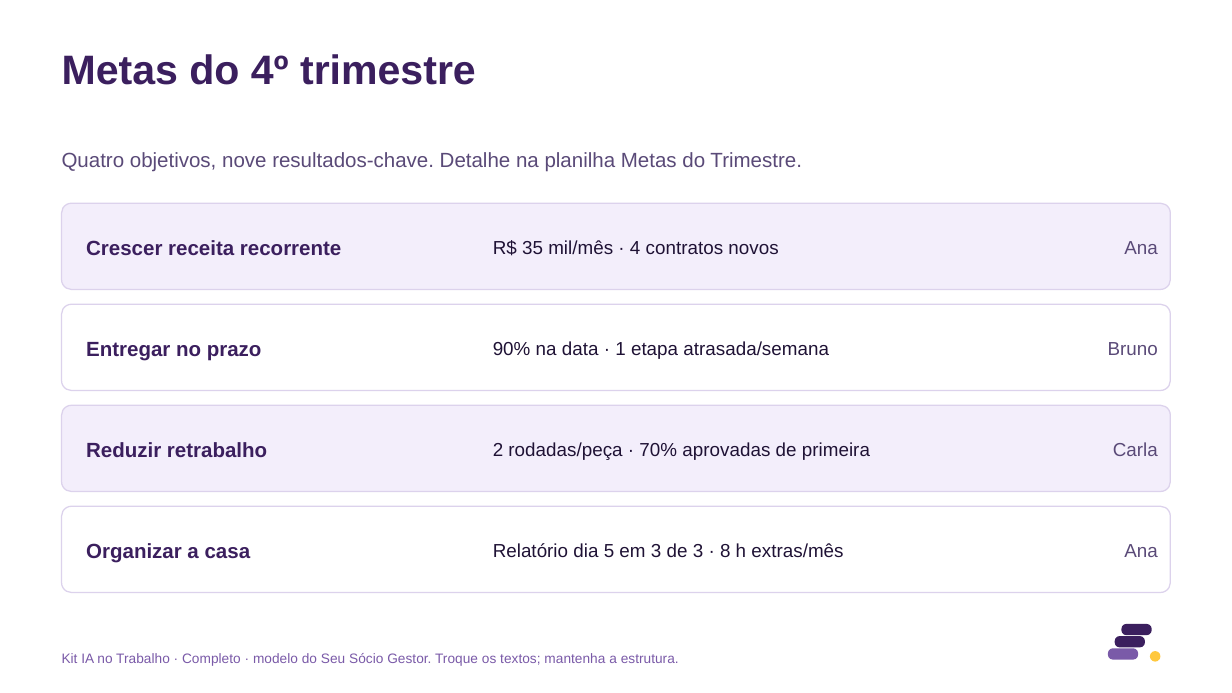
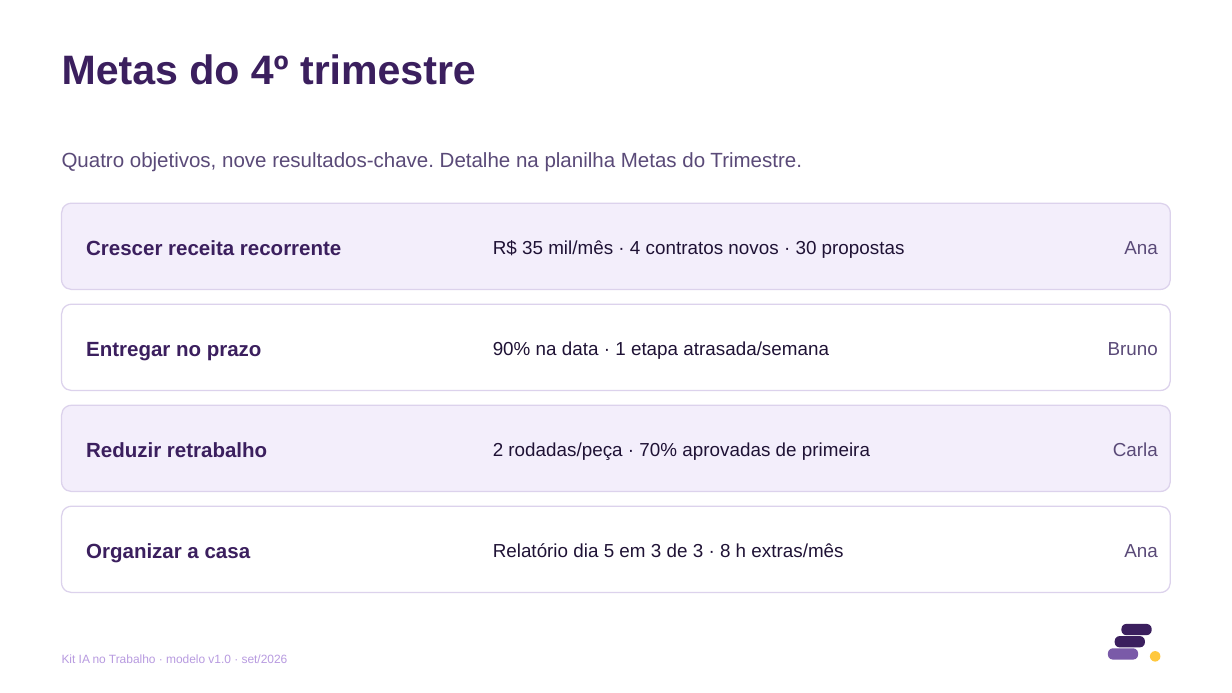
Before and after one commit to eduardomtzz/claude-code, a slide deck: slide 11 of projetos/gestao-ia-planilhas/produto/kit-completo/entrega/16-modelo-resultado-do-trimestre-12-slides.pptx. Drawn at 1232x693 pixels with LibreOffice and Linux fonts; fonts in the diff are those of the drawing. Boxes give left, top, right and bottom in pixels: in the first picture for what was removed or moved away, otherwise in the second. Text is boxed around its words. In the diff, an @@ line names an element or a change of style, - is before the commit and + after.

```diff
--- a/projetos/gestao-ia-planilhas/produto/kit-completo/entrega/16-modelo-resultado-do-trimestre-12-slides.pptx
+++ b/projetos/gestao-ia-planilhas/produto/kit-completo/entrega/16-modelo-resultado-do-trimestre-12-slides.pptx
@@ text at (x1=493, y1=240, x2=905, y2=258): text changed @@
-R$ 35 mil/mês · 4 contratos novos
+R$ 35 mil/mês · 4 contratos novos · 30 propostas
@@ text at (x1=62, y1=654, x2=288, y2=663): text changed; size 8 to 7 pt; text colour #7A5AA8 to #B89BE0 @@
-Kit IA no Trabalho · Completo · modelo do Seu Sócio Gestor. Troque os textos; mantenha a estrutura.
+Kit IA no Trabalho · modelo v1.0 · set/2026
```
Also in this commit, not shown: 11 other slides changed, 23 other files.
